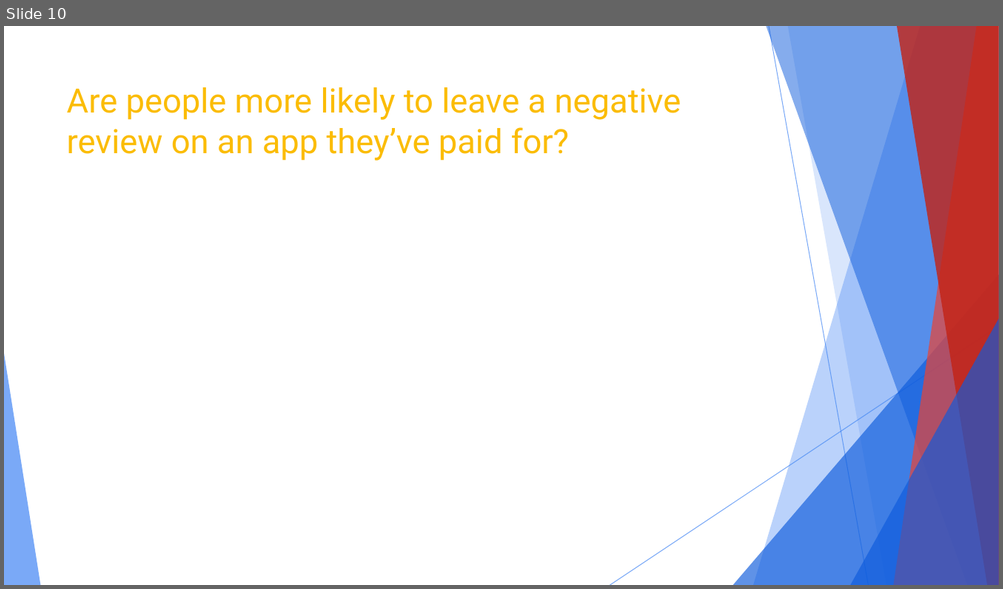
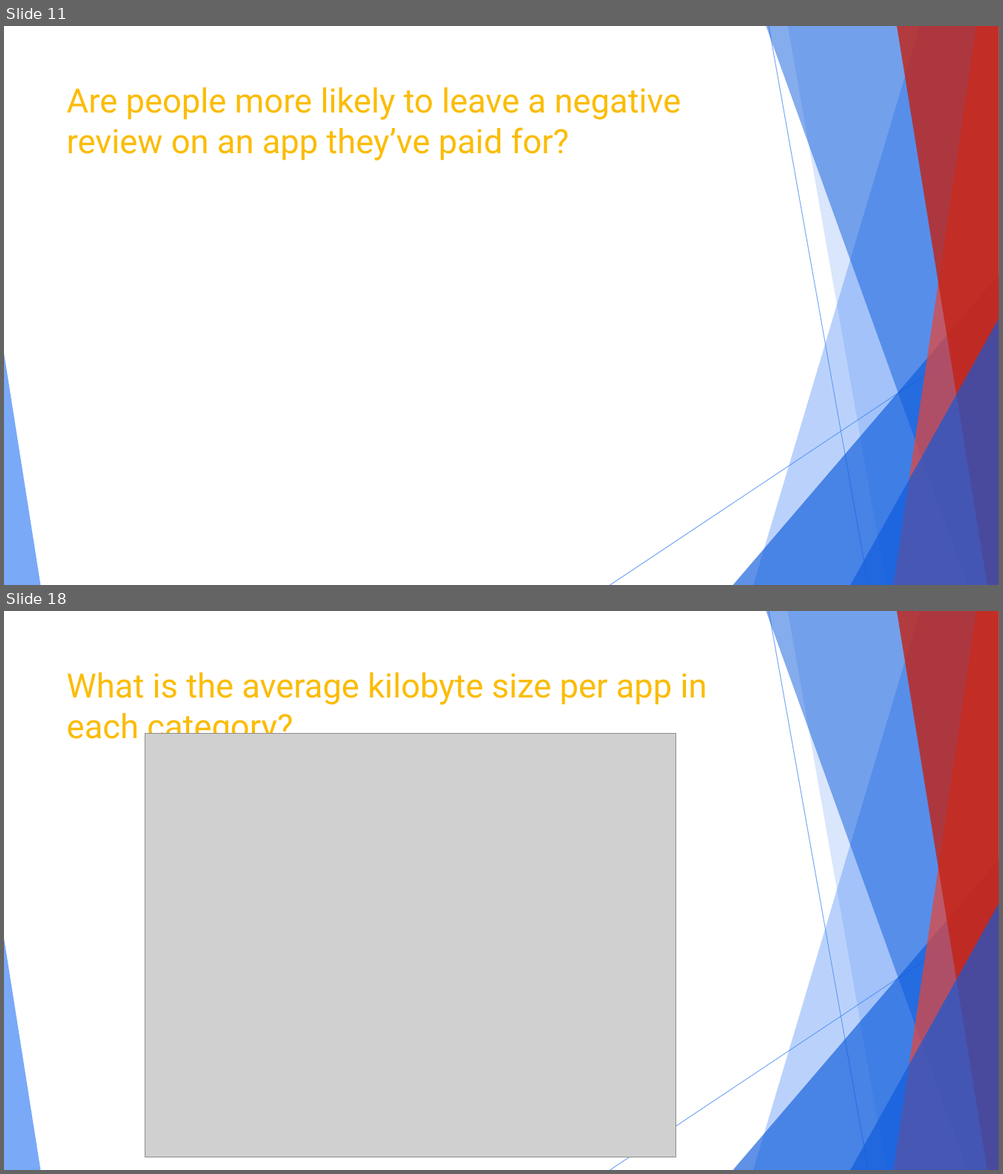
Before and after one commit to KylePeterson623/Project1, a slide deck: Google Play™ Store Analysis.pptx. Shown one above the other, each under a label of ours: slide 10 before the commit, slides 11 and 18 after it; the slides between them are not shown. The pictures are 1003x589 and 1003x1174 pixels, drawn with LibreOffice and Linux fonts; fonts in the diff are those of the drawing; grey boxes stand for pictures. Boxes give left, top, right and bottom in pixels: in the first picture for what was removed or moved away, otherwise in the second. Text is boxed around its words. In the diff, an @@ line names an element or a change of style, - is before the commit and + after.

```diff
--- a/Google Play™ Store Analysis.pptx
+++ b/Google Play™ Store Analysis.pptx
@@ slide 18 added at [4,611,999,1170], background #FFFFFF; not listed: 10 template elements that a slide beside it also shows @@
@@ title added at [67,672,707,746], 32.4 pt, text #FBBC05 @@
+What is the average kilobyte size per app in each category?
@@ picture added at [145,733,675,1158] @@
@@ what was slide 10 is now slide 11 @@
```
Also in this commit, not shown: 9 slides changed, 10 other slides added, 1 slide removed, 12 other files.
